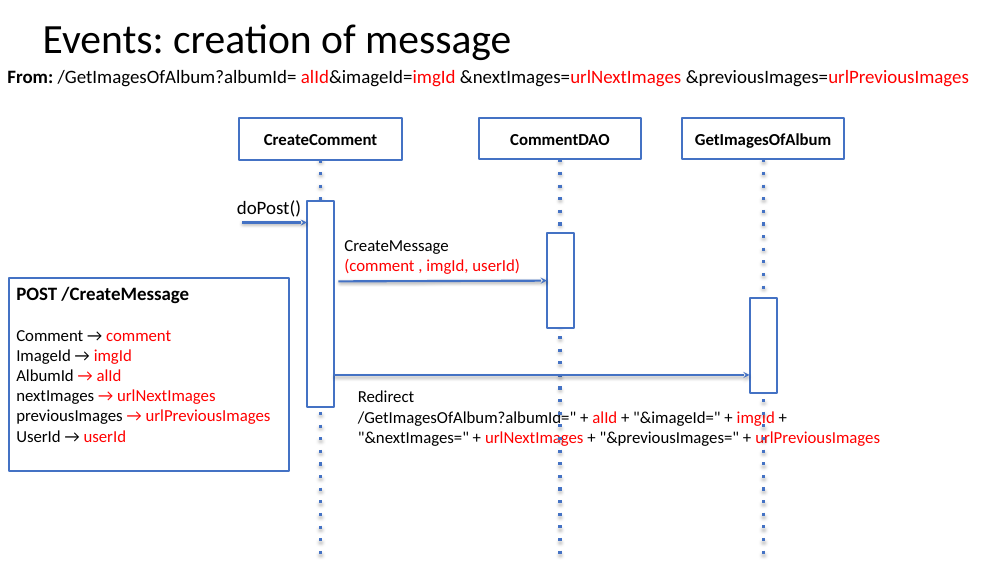
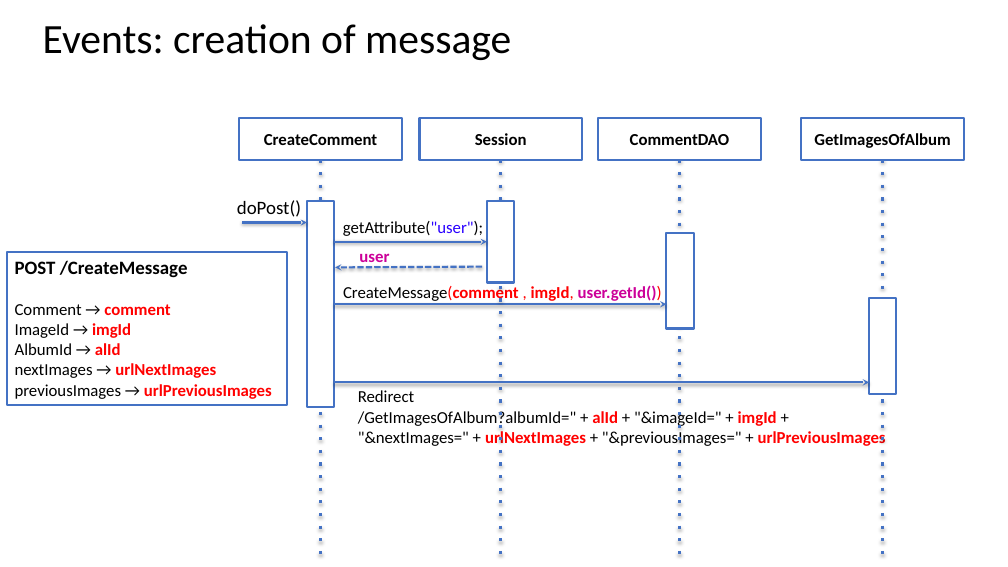
Before and after one commit to Giulsmoon/TecnologiePerIlWeb_Project1, a slide deck: slide 11 of Presentazioni Powerpoint/Progetto1_versione_PURE_HTML.pptx. Drawn at 1008x567 pixels with LibreOffice and Linux fonts; fonts in the diff are those of the drawing. Boxes give left, top, right and bottom in pixels: in the first picture for what was removed or moved away, otherwise in the second. Text is boxed around its words. In the diff, an @@ line names an element or a change of style, - is before the commit and + after.

Commit message:
sistemazione delle presentazioni e modifica codice javascript per la gestione dell'image details

```diff
--- a/Presentazioni Powerpoint/Progetto1_versione_PURE_HTML.pptx
+++ b/Presentazioni Powerpoint/Progetto1_versione_PURE_HTML.pptx
@@ text removed at (x1=7, y1=70, x2=969, y2=87) @@
-From: /GetImagesOfAlbum?albumId= alId&imageId=imgId &nextImages=urlNextImages &previousImages=urlPreviousImages
@@ rectangle added at (x1=420, y1=118, x2=582, y2=160), fill #FFFFFF, outline #4472C4 2 pt, 16 pt, text #000000, bold @@
+Session
@@ line added from (501, 160) to (501, 557), #4472C4 3 pt dashed @@
@@ rectangle added at (x1=487, y1=201, x2=514, y2=283), fill #FFFFFF, outline #4472C4 2 pt @@
@@ text added at (x1=343, y1=221, x2=483, y2=236), 16 pt, text #000000 @@
+getAttribute("user");
@@ rectangle "POST /CreateMessage" resized from (x1=9, y1=278, x2=289, y2=472) to (x1=7, y1=253, x2=287, y2=405) @@
@@ arrow added from (334, 242) to (487, 242), #4472C4 2 pt @@
@@ arrow added from (482, 267) to (335, 268), #4472C4 2 pt dashed @@
@@ text added at (x1=359, y1=253, x2=389, y2=262), 16 pt, text #CC0099, bold @@
+user
@@ text at (x1=343, y1=285, x2=662, y2=303): text changed; bold on @@
-CreateMessage
-(comment , imgId, userId)
+CreateMessage(comment , imgId, user.getId())
@@ 4 rectangles, 2 lines moved together from (x1=479, y1=118, x2=845, y2=557) to (x1=598, y1=118, x2=964, y2=557) @@
@@ text in rectangle at (x1=15, y1=304, x2=272, y2=399): bold on in "comment", "imgId", "alId", "urlNextImages" and 1 more places; text colour #FF0000 to #000000 in "→", "→", "→" @@
@@ arrow moved from (339, 281) - (547, 281) to (334, 304) - (666, 304) @@
@@ arrow moved from (334, 375) - (749, 375) to (334, 383) - (870, 383) @@
@@ text "Redirect /GetImagesOfAlbum?albumId=" + alId + ..." at (x1=358, y1=390, x2=886, y2=446): bold on in "alId imgId", "urlNextImages urlPreviousImages" @@
@@ text in rectangle at (x1=16, y1=430, x2=127, y2=442): paragraph removed @@
-UserId → userId
```
Also in this commit, not shown: 4 other slides changed, 6 other files.
